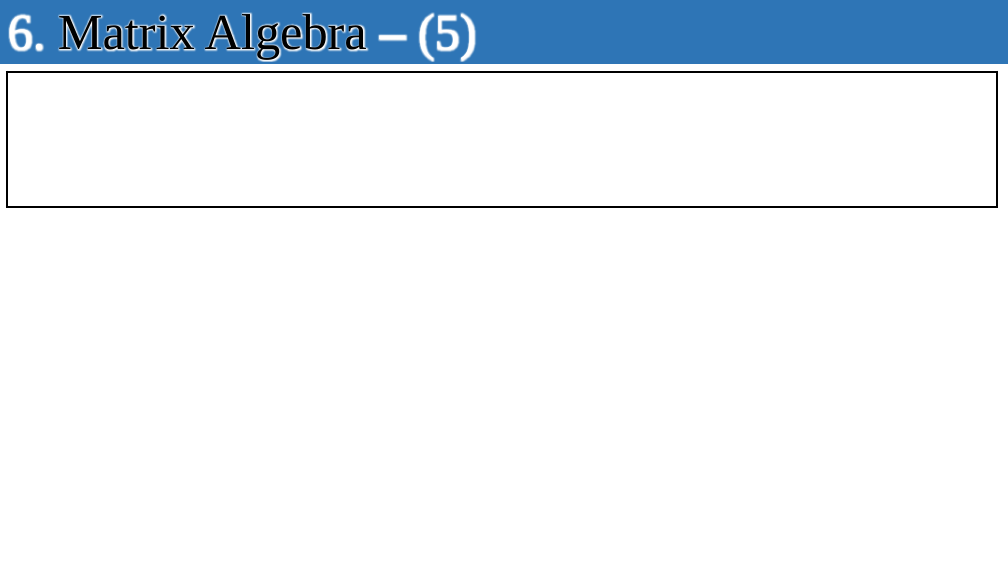
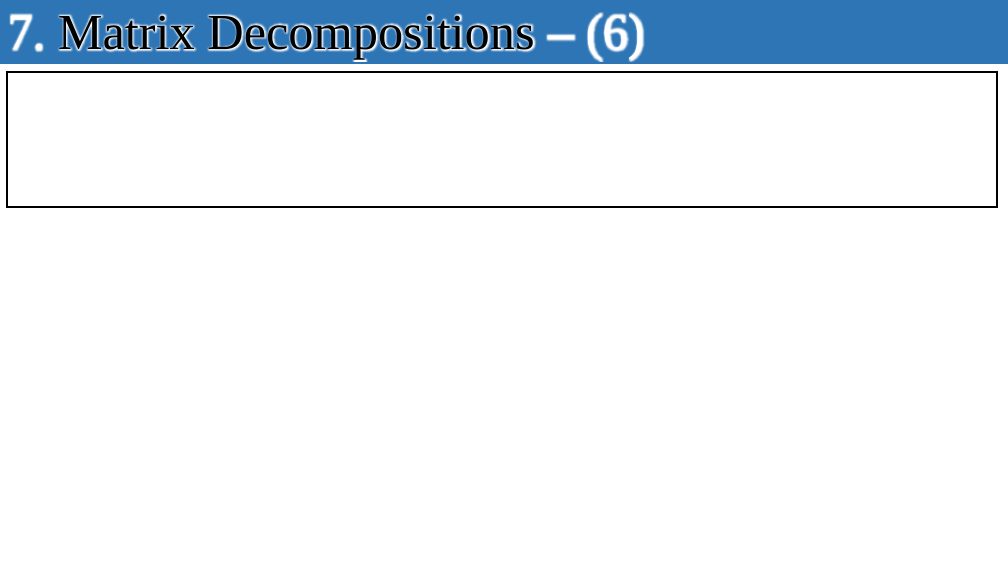
Before and after one commit to seonghokim/Study, a slide deck: slide 38 of Study Material/Linear Algebra.pptx (slide 29 before the commit). Drawn at 1008x567 pixels with LibreOffice and Linux fonts; fonts in the diff are those of the drawing; background and template pictures are left out. Boxes give left, top, right and bottom in pixels: in the first picture for what was removed or moved away, otherwise in the second. Text is boxed around its words. In the diff, an @@ line names an element or a change of style, - is before the commit and + after.

Commit message:
20240421_Recap Linear Algebra

```diff
--- a/Study Material/Linear Algebra.pptx
+++ b/Study Material/Linear Algebra.pptx
@@ text in rectangle at [7, 12, 645, 59]: text changed @@
-6. Matrix Algebra – (5)
+7. Matrix Decompositions – (6)
```
Also in this commit, not shown: 15 other slides changed, 7 slides added.
